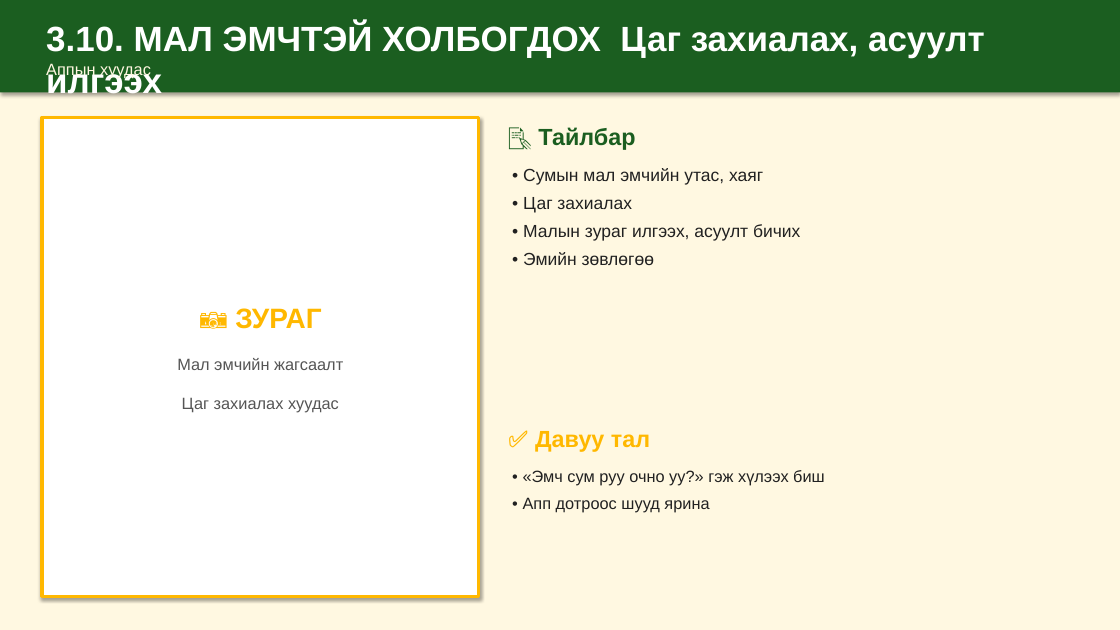
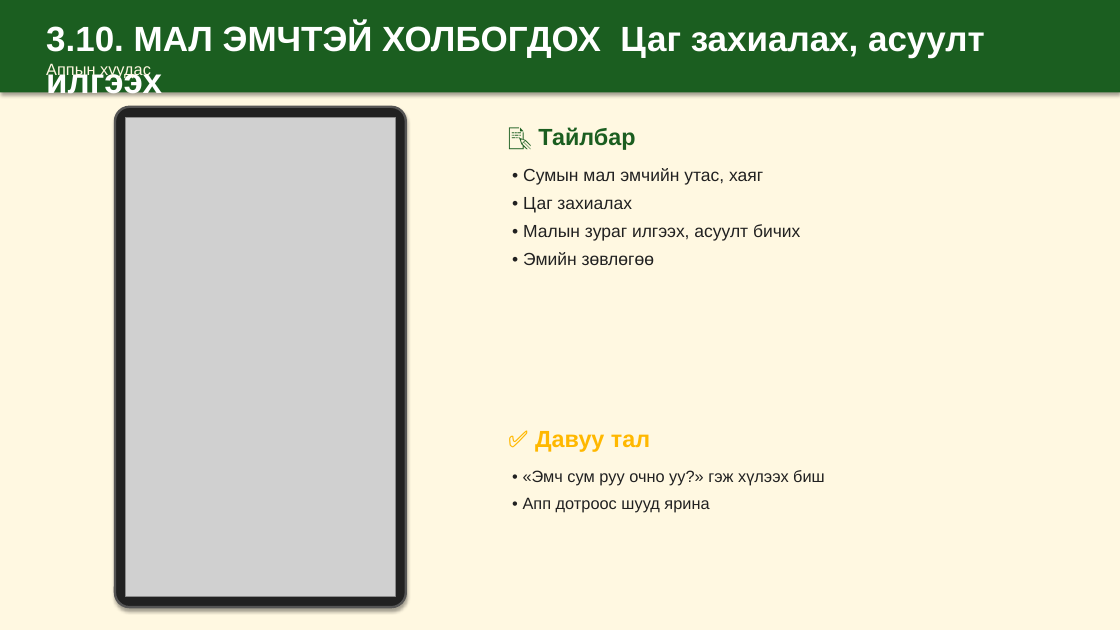
Before and after one commit to mendsaikhanch-stack/malchin-app, a slide deck: slide 13 of docs/bag-darga-tanilsuulga.pptx. Drawn at 1120x630 pixels with LibreOffice and Linux fonts; fonts in the diff are those of the drawing; grey boxes stand for pictures. Boxes give left, top, right and bottom in pixels: in the first picture for what was removed or moved away, otherwise in the second. Text is boxed around its words. In the diff, an @@ line names an element or a change of style, - is before the commit and + after.

```diff
--- a/docs/bag-darga-tanilsuulga.pptx
+++ b/docs/bag-darga-tanilsuulga.pptx
@@ rectangle removed at [42,118,479,597] @@
-📷 ЗУРАГ
-Мал эмчийн жагсаалт
-Цаг захиалах хуудас
@@ rounded rectangle added at [115,107,406,607], fill #212121, outline #555555 2 pt @@
@@ picture added at [126,118,396,597] @@
```
Also in this commit, not shown: 12 other slides changed, 16 other files.
